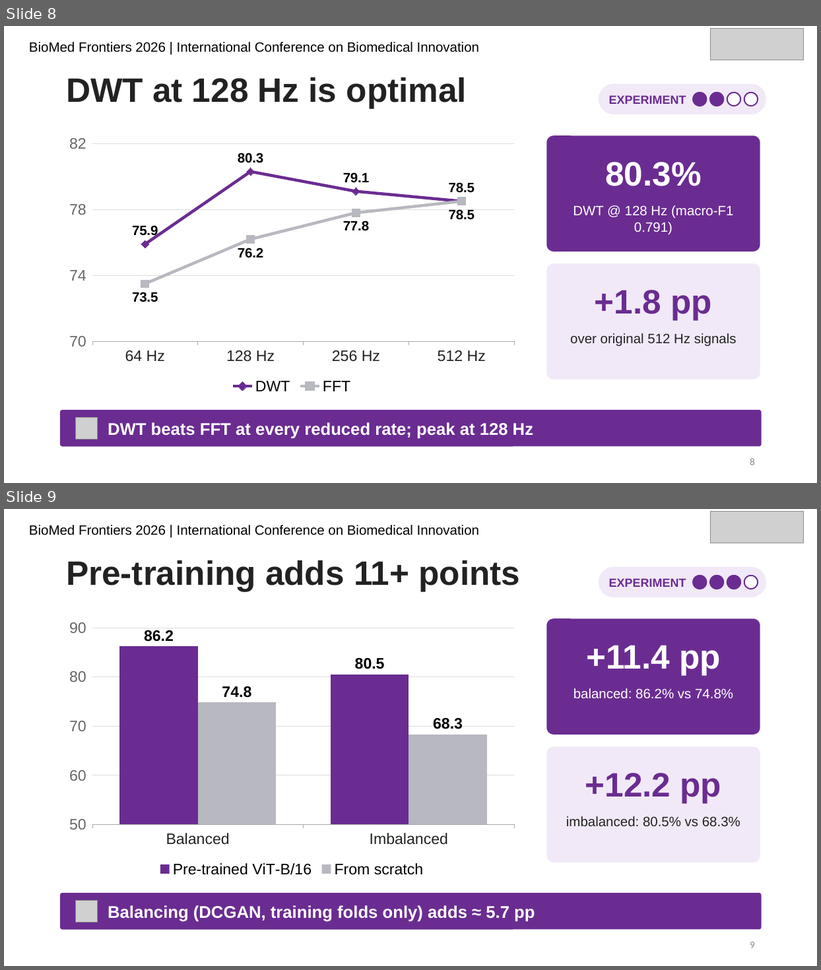
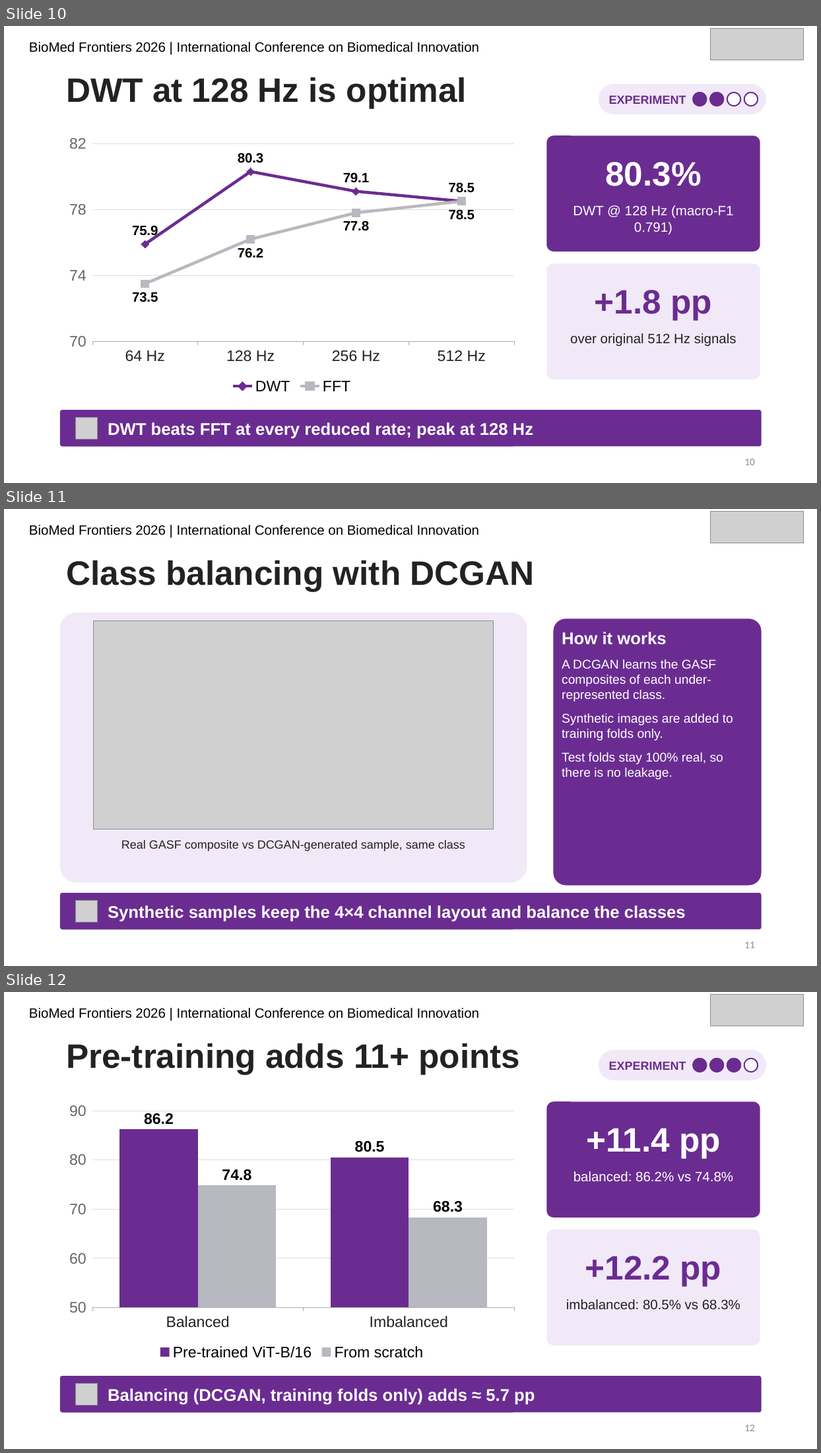
Before and after one commit to JanithRamanayake523/EEG2Img-ViT-Sleep-Staging, a slide deck: presentation/Systematic Evaluation of Signal-to-Image Transformation Pipelines for Vision Transformer-based Sleep Stage Classification - Presentation.pptx. Shown one above the other, each under a label of ours: slides 8 and 9 before the commit, slides 10, 11 and 12 after it. The pictures are 821x970 and 821x1453 pixels, drawn with LibreOffice and Linux fonts; fonts in the diff are those of the drawing; grey boxes stand for pictures. Boxes give left, top, right and bottom in pixels: in the first picture for what was removed or moved away, otherwise in the second. Text is boxed around its words. In the diff, an @@ line names an element or a change of style, - is before the commit and + after.

```diff
--- a/presentation/Systematic Evaluation of Signal-to-Image Transformation Pipelines for Vision Transformer-based Sleep Stage Classification - Presentation.pptx
+++ b/presentation/Systematic Evaluation of Signal-to-Image Transformation Pipelines for Vision Transformer-based Sleep Stage Classification - Presentation.pptx
@@ slide 11 added at (4, 509, 817, 966), background #FFFFFF @@
@@ text added at (29, 525, 479, 535), 16 pt, text #000000 @@
+BioMed Frontiers 2026 | International Conference on Biomedical Innovation
@@ picture added at (711, 511, 804, 543) @@
@@ title added at (66, 560, 535, 591), 40 pt, text #222222, bold @@
+Class balancing with DCGAN
@@ rounded rectangle added at (60, 613, 527, 883), fill #F1E9F7 @@
@@ picture added at (94, 621, 494, 830) @@
@@ rounded rectangle added at (554, 619, 762, 885), fill #6A2C91 @@
@@ text added at (562, 632, 733, 780), 15 pt, text #FFFFFF @@
+How it works
+A DCGAN learns the GASF composites of each under-represented class.
+Synthetic images are added to training folds only.
+Test folds stay 100% real, so there is no leakage.
@@ text added at (121, 840, 465, 852), 14 pt, text #222222 @@
+Real GASF composite vs DCGAN-generated sample, same class
@@ rounded rectangle added at (60, 893, 762, 930), fill #6A2C91 @@
@@ picture added at (75, 900, 97, 923) @@
@@ text added at (108, 906, 686, 922), 20 pt, text #FFFFFF, bold @@
+Synthetic samples keep the 4×4 channel layout and balance the classes
@@ page number added at (745, 942, 755, 949), 12 pt, text #8C8C8C @@
+11
@@ what was slide 8 is now slide 10 @@
@@ page number at (745, 459, 755, 466): text changed @@
-8
+10
@@ what was slide 9 is now slide 12 @@
@@ page number at (745, 1425, 755, 1432): text changed @@
-9
+12
```
Also in this commit, not shown: 2 other slides added, 6 other files.
